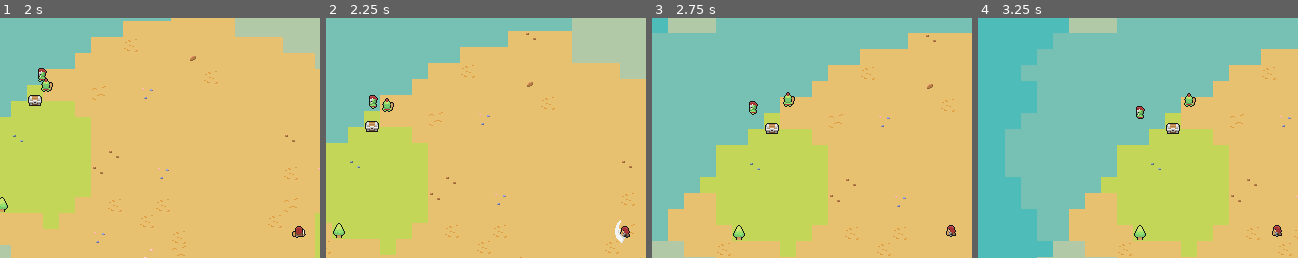
Above: before the commit, frames 1-4 (left to right).
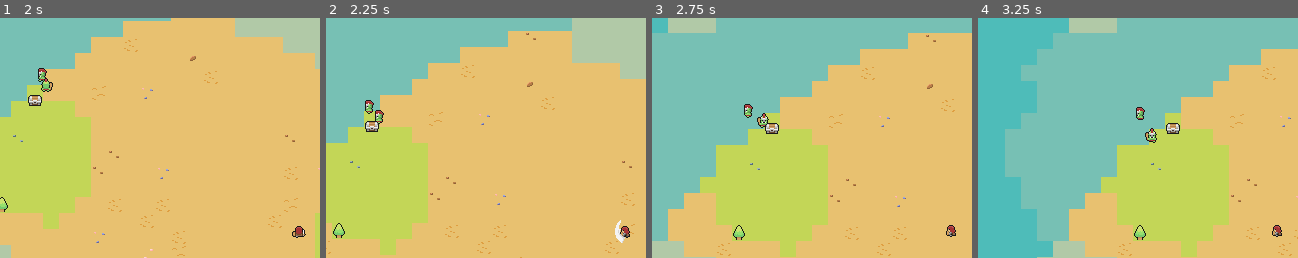
Above: after the commit, the same moments.

Repository: dmitriy-shmilo/GBIC23
Game: Godot game, scene res://main.tscn
Same seed, same stepped clock (60 frames per second), same inputs: the game is played once before the commit and once after it.
Inputs:
- Up to frame 1 (2 s): hold W (move_up) from 0.53 s (still down); tap Space (attack) at 0.6 s; tap E (interact) at 1.35 s
- Up to frame 2 (2.25 s): release W (move_up) at 2.03 s; hold A (move_left) from 2.03 s (still down); tap Space (attack) at 2.1 s
- Up to frame 3 (2.75 s): keep holding A (move_left)
- Up to frame 4 (3.25 s): keep holding A (move_left); tap E (interact) at 2.85 s
The pictures show only the part of the screen within x 3-53%, y 6-56%; the shares and areas given below are measured in that part.

Frame 1 is identical in both runs. In frame 2, 0.5% of the frame differs, in the area x 12-22%, y 32-45%; in frame 3, 0.5%, in the area x 28-45%, y 30-46%; in frame 4, 0.4%.

Commit message:
Enemies try to return when stuck.

Diff:
--- a/enemy/enemy.tscn
+++ b/enemy/enemy.tscn
@@ -16,6 +16,7 @@
 [ext_resource type="Script" path="res://enemy/state/enemy_state_attack_ready.gd" id="11_00jjv"]
 [ext_resource type="Script" path="res://enemy/state/enemy_state_attack_charging.gd" id="12_xjak5"]
 [ext_resource type="Script" path="res://enemy/state/enemy_state_attacking.gd" id="13_t655m"]
+[ext_resource type="Script" path="res://enemy/state/enemy_state_return.gd" id="14_hmwwa"]
 
 [sub_resource type="CircleShape2D" id="CircleShape2D_cmlcq"]
 radius = 6.0
@@ -148,16 +149,25 @@
 movement = NodePath("../../MovementComponent")
 own_hit_box = NodePath("../../HitBox")
 
-[node name="Chase" type="Node" parent="MovementMachine" node_paths=PackedStringArray("aggro_area", "body", "movement")]
+[node name="Chase" type="Node" parent="MovementMachine" node_paths=PackedStringArray("aggro_area", "unstuck_state", "body", "movement")]
 script = ExtResource("6_m2ea2")
 aggro_area = NodePath("../../AggroArea")
+unstuck_state = NodePath("../Return")
 body = NodePath("../..")
 movement = NodePath("../../MovementComponent")
 
-[node name="Wonder" type="Node" parent="MovementMachine" node_paths=PackedStringArray("aggro_area", "next_state", "body", "movement")]
+[node name="Wonder" type="Node" parent="MovementMachine" node_paths=PackedStringArray("aggro_area", "next_state", "unstuck_state", "body", "movement")]
 script = ExtResource("9_o7mje")
 aggro_area = NodePath("../../AggroArea")
 next_state = NodePath("../Idle")
+unstuck_state = NodePath("../Return")
+body = NodePath("../..")
+movement = NodePath("../../WonderMovementComponent")
+
+[node name="Return" type="Node" parent="MovementMachine" node_paths=PackedStringArray("next_state", "unstuck_state", "body", "movement")]
+script = ExtResource("14_hmwwa")
+next_state = NodePath("../Wonder")
+unstuck_state = NodePath("../Wonder")
 body = NodePath("../..")
 movement = NodePath("../../WonderMovementComponent")
 
--- a/enemy/state/enemy_state_chase.gd
+++ b/enemy/state/enemy_state_chase.gd
@@ -13,10 +13,12 @@
 
 func enter(_args: Dictionary = {}) -> void:
 	_refresh_closest_body()
+	if _closest_body != null:
+		super.enter({ "target": _closest_body.global_position })
 
 
 func physics_process(delta: float) -> void:
-	target = _closest_body.global_position
+	_target = _closest_body.global_position
 	super.physics_process(delta)
 
 
--- a/enemy/state/enemy_state_move.gd
+++ b/enemy/state/enemy_state_move.gd
@@ -1,26 +1,49 @@
 class_name EnemyStateMove
 extends State
 
+const DISTANCE_THRESHOLD = 64.0
+const MOVEMENT_THRESHOLD = 64.0
+
 signal direction_changed(direction)
 
+## State to transition to when the movement is considered complete.
 @export var next_state: State = null
+## State to transition to when the movement is considered stuck.
+@export var unstuck_state: State = null
 @export var body: CharacterBody2D = null
 @export var movement: MovementComponent = null
+## How often, in seconds the state will compare its current
+## position to the previous one.
+@export var position_snapshot_interval = 1.0
 
 ## Movement target, in global coordinates.
-var target: Vector2 = Vector2.ZERO
+var _target: Vector2 = Vector2.ZERO
 var _direction: Vector2 = Vector2.ZERO
+var _time_since_snapshot = 0.0
+var _last_position_snapshot = Vector2.ZERO
 
-const DISTANCE_THRESHOLD = 64.0
+func enter(args = {}) -> void:
+	_time_since_snapshot = 0.0
+	_target = args.target
+
 
 func physics_process(delta: float) -> void:
-	var direction = (target - body.global_position).normalized()
+	_time_since_snapshot += delta
+	if _time_since_snapshot >= position_snapshot_interval:
+		_time_since_snapshot = 0.0
+		if _last_position_snapshot.distance_squared_to(body.global_position) > MOVEMENT_THRESHOLD or unstuck_state == null:
+			_last_position_snapshot = body.global_position
+		else:
+			state_machine.transition(unstuck_state.name)
+			return
+
+	var direction = (_target - body.global_position).normalized()
 
 	if _direction != direction:
 		_direction = direction
 		direction_changed.emit(direction)
 
-	if body.global_position.distance_squared_to(target) <= DISTANCE_THRESHOLD:
+	if body.global_position.distance_squared_to(_target) <= DISTANCE_THRESHOLD:
 		if next_state != null:
 			state_machine.transition(next_state.name)
 		return
--- /dev/null
+++ b/enemy/state/enemy_state_return.gd
@@ -0,0 +1,11 @@
+class_name EnemyStateReturn
+extends EnemyStateMove
+
+var _anchor_point: Vector2 = Vector2.ZERO
+
+func _ready() -> void:
+	_anchor_point = body.global_position
+
+
+func enter(_args: Dictionary = {}) -> void:
+	super.enter({ "target": _anchor_point })
--- a/enemy/state/enemy_state_wonder.gd
+++ b/enemy/state/enemy_state_wonder.gd
@@ -13,7 +13,7 @@
 func enter(_args: Dictionary = {}) -> void:
 	var dx = randf() * radius * 2 - radius
 	var dy = randf() * radius * 2 - radius
-	target = _anchor_point + Vector2(dx, dy)
+	super.enter({ "target": _anchor_point + Vector2(dx, dy) })
 
 
 func physics_process(delta: float) -> void:
Not shown: 1 places in enemy/enemy.tscn that only renumber resources
